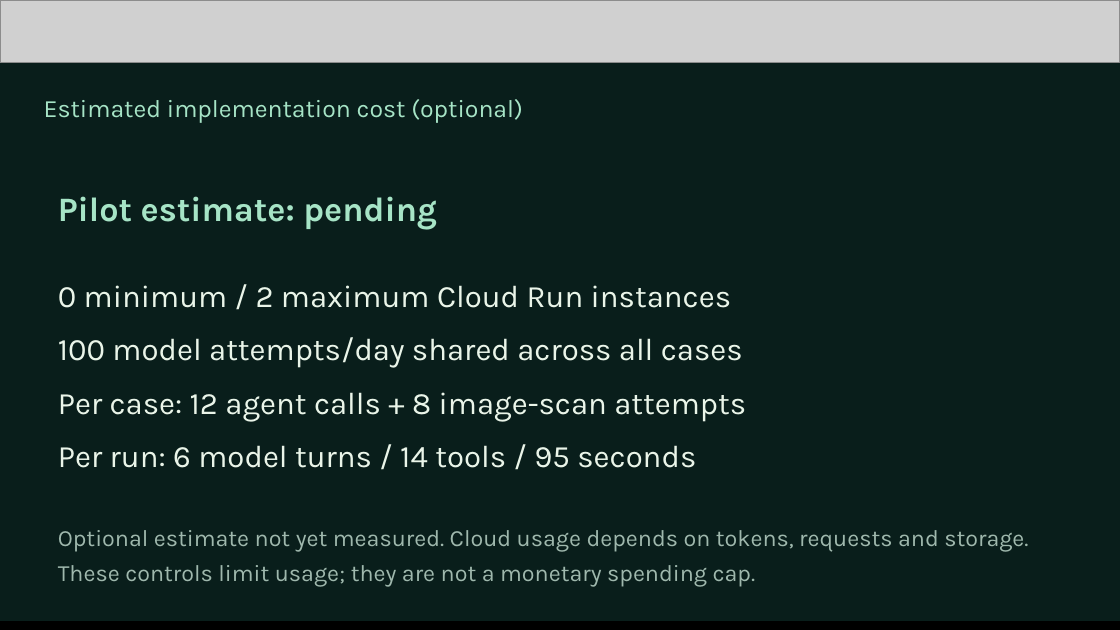
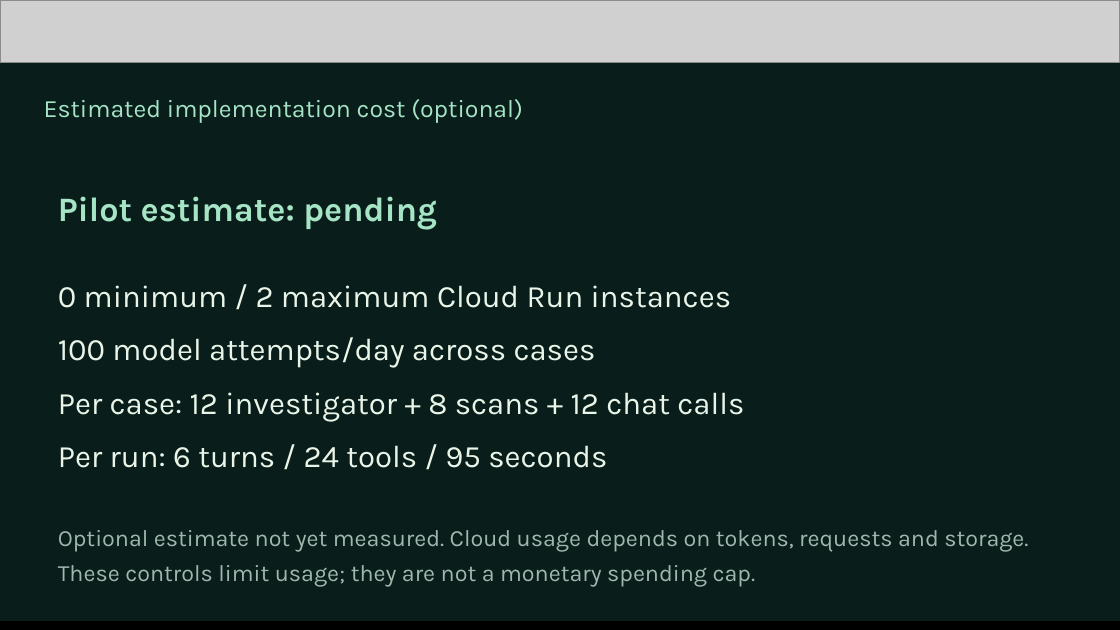
Before and after one commit to mk-tdev/BatchLens, a slide deck: slide 9 of docs/submission/BatchLens-Pitch-Review.pptx. Drawn at 1120x630 pixels with LibreOffice and Linux fonts; fonts in the diff are those of the drawing; grey boxes stand for pictures. Boxes give left, top, right and bottom in pixels: in the first picture for what was removed or moved away, otherwise in the second. Text is boxed around its words. In the diff, an @@ line names an element or a change of style, - is before the commit and + after.

```diff
--- a/docs/submission/BatchLens-Pitch-Review.pptx
+++ b/docs/submission/BatchLens-Pitch-Review.pptx
@@ text at (58, 337, 744, 468): text changed @@
-100 model attempts/day shared across all cases
-Per case: 12 agent calls + 8 image-scan attempts
-Per run: 6 model turns / 14 tools / 95 seconds
+100 model attempts/day across cases
+Per case: 12 investigator + 8 scans + 12 chat calls
+Per run: 6 turns / 24 tools / 95 seconds
```
Also in this commit, not shown: 10 other slides changed, 2 other files.
